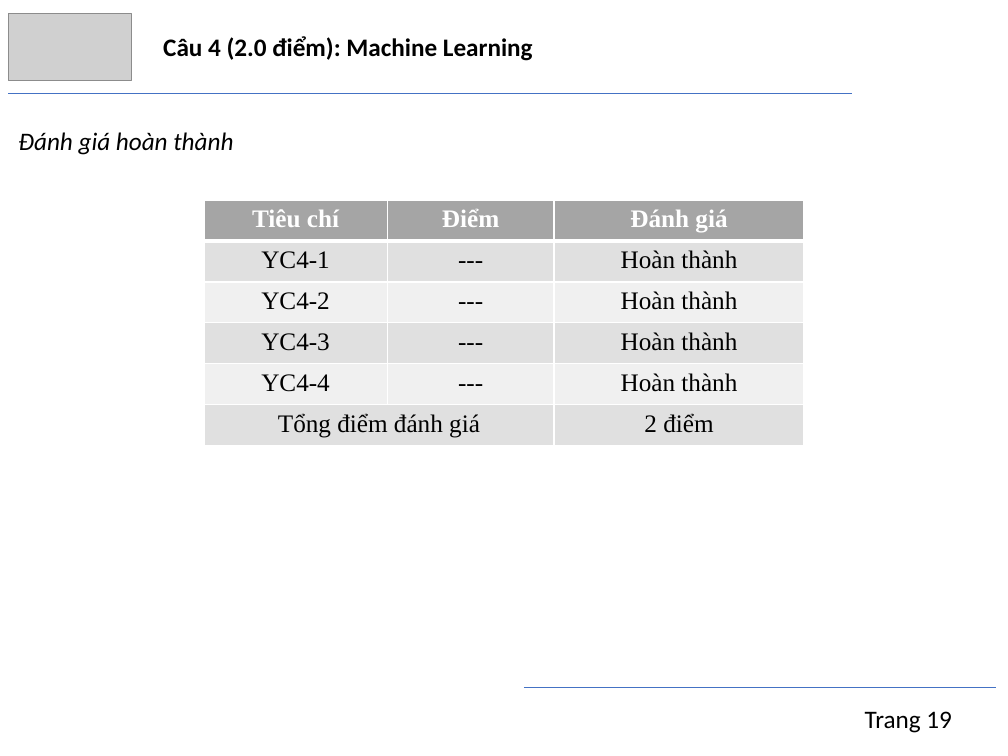
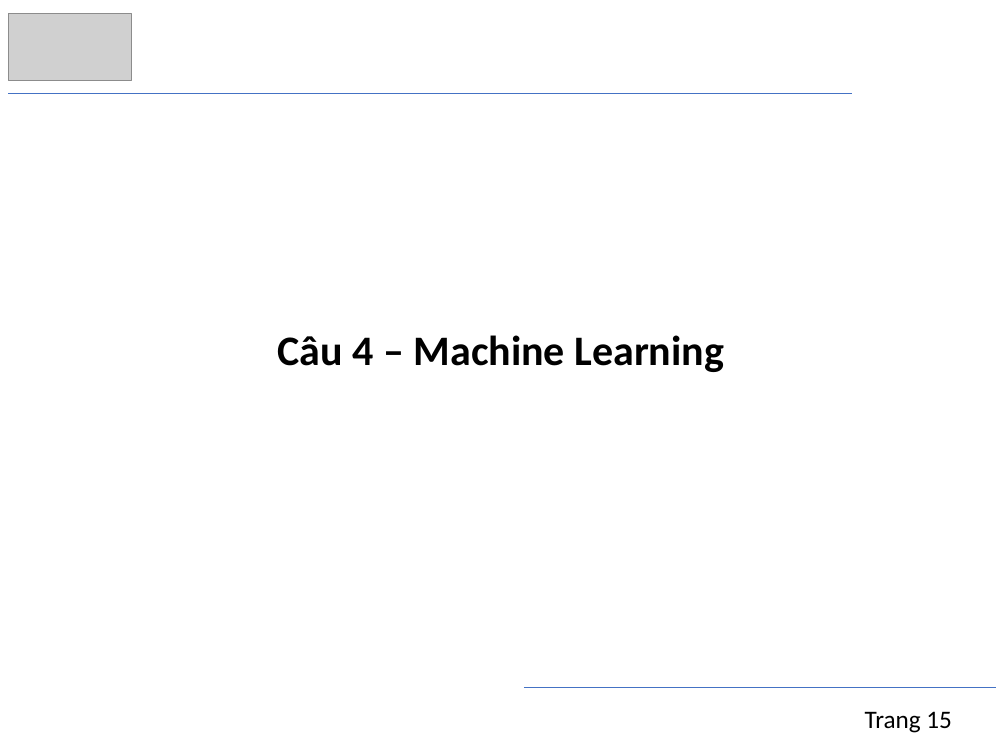
Before and after one commit to trngbro/AI, a slide deck: slide 16 of present/final/presentation.pptx (slide 19 before the commit). Drawn at 1008x756 pixels with LibreOffice and Linux fonts; fonts in the diff are those of the drawing; grey boxes stand for pictures. Boxes give left, top, right and bottom in pixels: in the first picture for what was removed or moved away, otherwise in the second. Text is boxed around its words. In the diff, an @@ line names an element or a change of style, - is before the commit and + after.

```diff
--- a/present/final/presentation.pptx
+++ b/present/final/presentation.pptx
@@ text removed at box(18, 132, 233, 155) @@
-Đánh giá hoàn thành
@@ table removed at box(204, 201, 804, 446), 6 rows, 3 columns @@
-Tiêu chí | Điểm | Đánh giá
-YC4-1 | --- | Hoàn thành
-YC4-2 | --- | Hoàn thành
-YC4-3 | --- | Hoàn thành
-YC4-4 | --- | Hoàn thành
-Tổng điểm đánh giá |  | 2 điểm
@@ text at box(278, 335, 725, 372): text changed; size 18 to 30 pt @@
-Câu 4 (2.0 điểm): Machine Learning
+Câu 4 – Machine Learning
@@ text at box(865, 711, 952, 733): text changed @@
-Trang 19
+Trang 15
```
Also in this commit, not shown: 18 other slides changed, 1 slide added, 2 other files.
